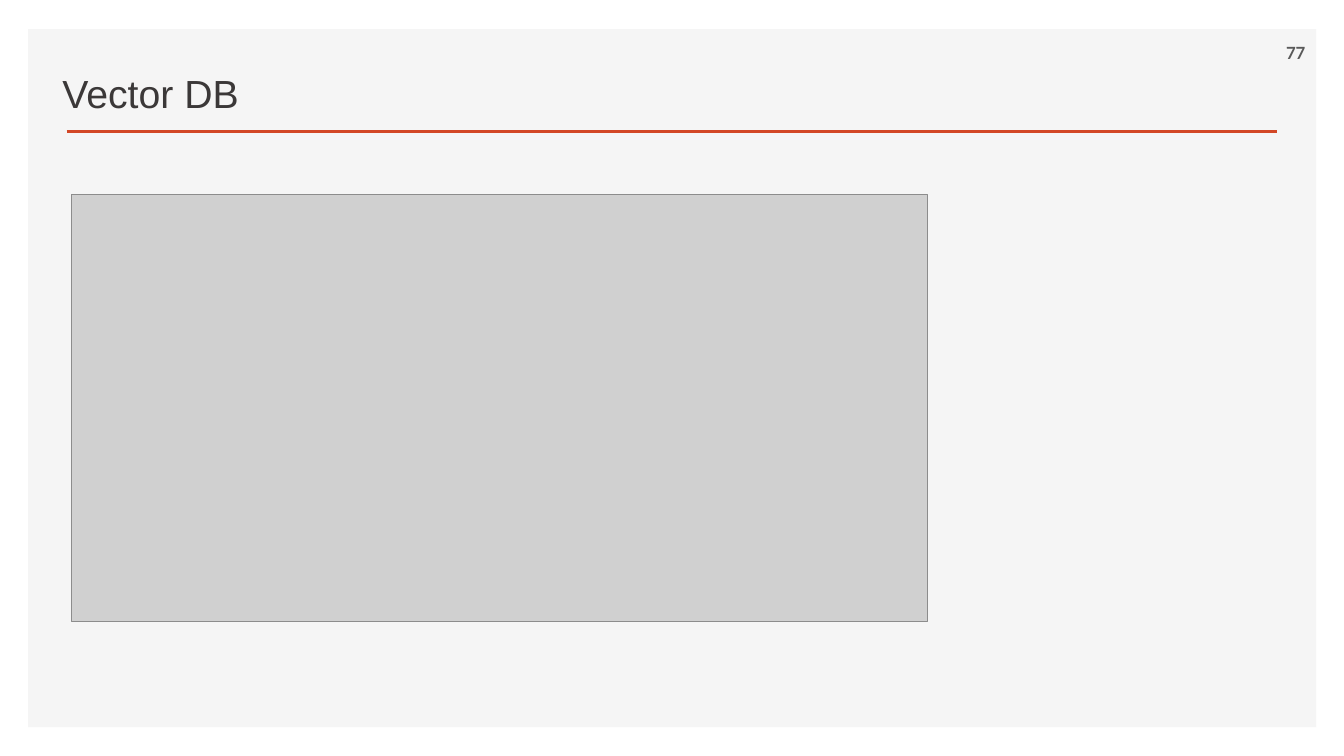
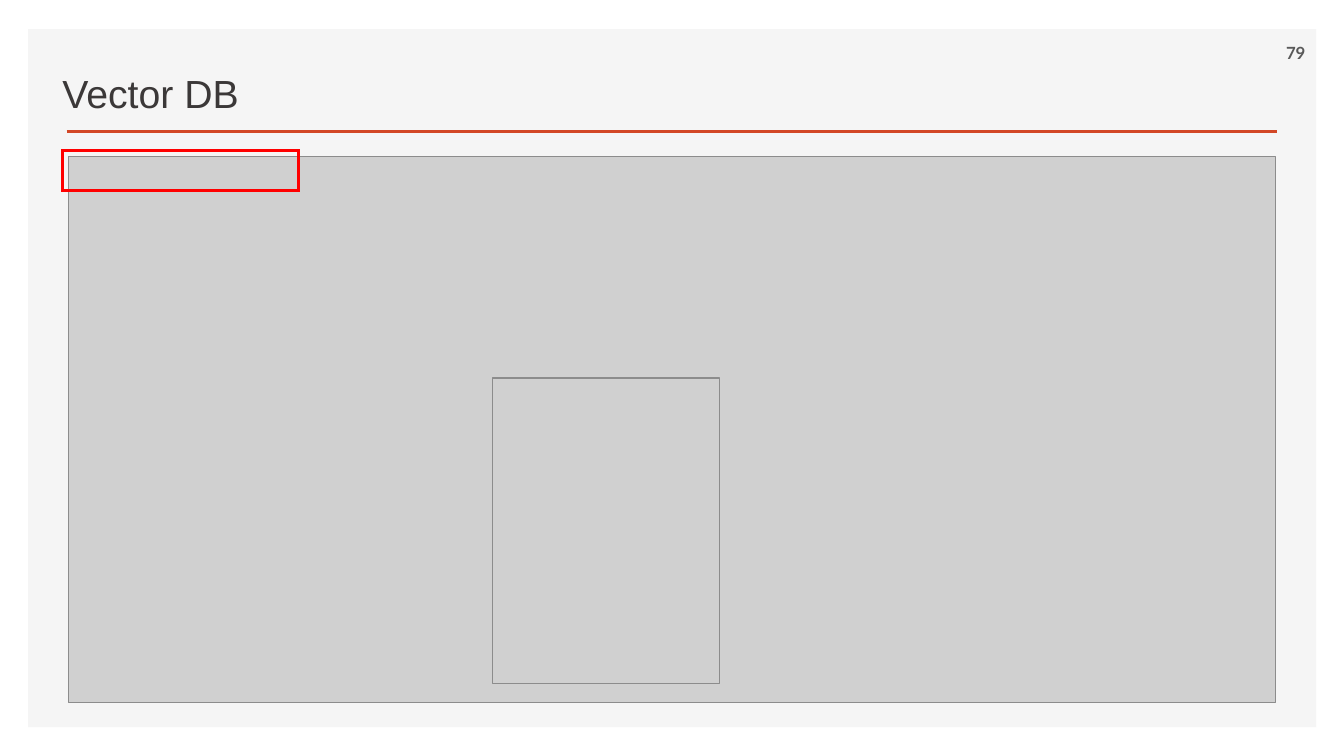
Before and after one commit to ancestor9/2026_Fall_AI-Workflow, a slide deck: slide 79 of PPTs/04_AI Workflow_n8n.pptx (slide 77 before the commit). Drawn at 1344x756 pixels with LibreOffice and Linux fonts; fonts in the diff are those of the drawing; grey boxes stand for pictures; background and template pictures are left out. Boxes give left, top, right and bottom in pixels: in the first picture for what was removed or moved away, otherwise in the second. Text is boxed around its words. In the diff, an @@ line names an element or a change of style, - is before the commit and + after.

```diff
--- a/PPTs/04_AI Workflow_n8n.pptx
+++ b/PPTs/04_AI Workflow_n8n.pptx
@@ page number at (x1=1286, y1=47, x2=1305, y2=59): text changed @@
-77
+79
@@ rectangle added at (x1=63, y1=150, x2=298, y2=191), outline #FF0000 2.25 pt @@
@@ picture resized from (x1=72, y1=195, x2=928, y2=622) to (x1=69, y1=156, x2=1275, y2=703) @@
@@ picture added at (x1=493, y1=378, x2=720, y2=684) @@
```
Also in this commit, not shown: 4 other slides changed, 1 slide added.
